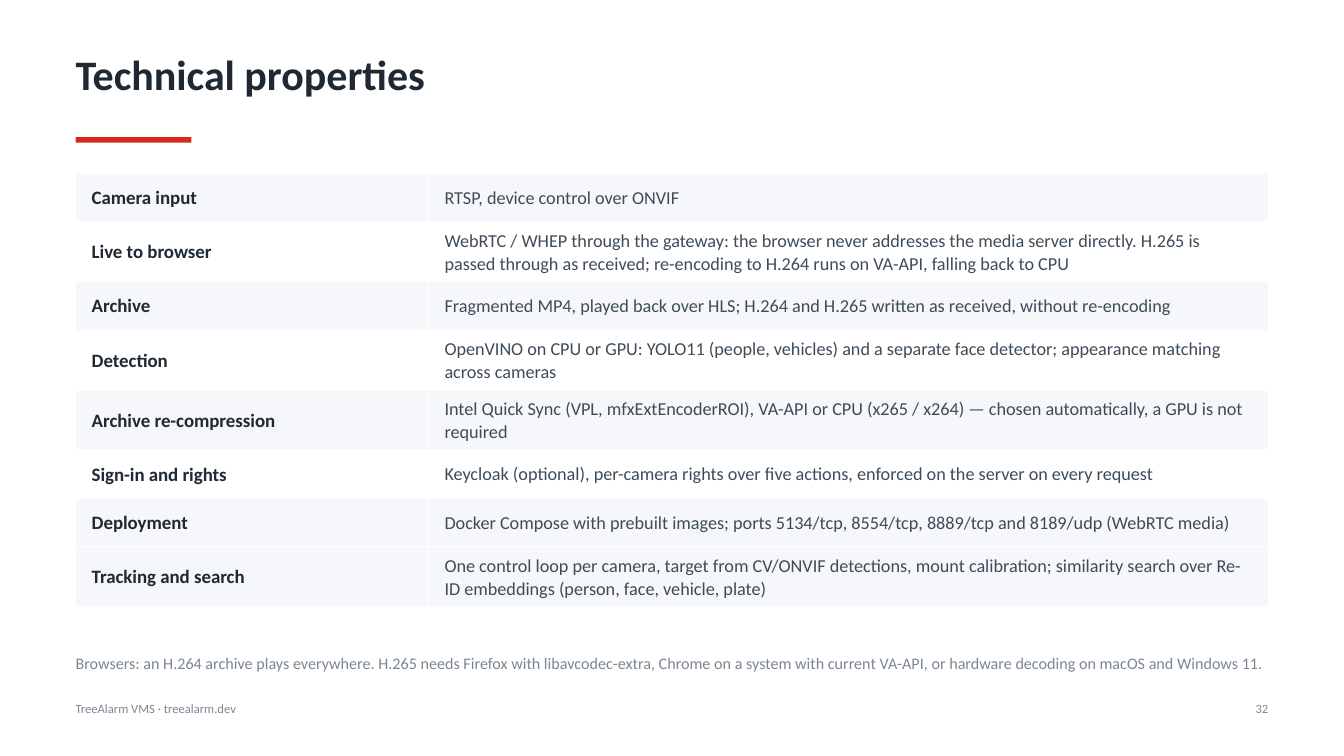
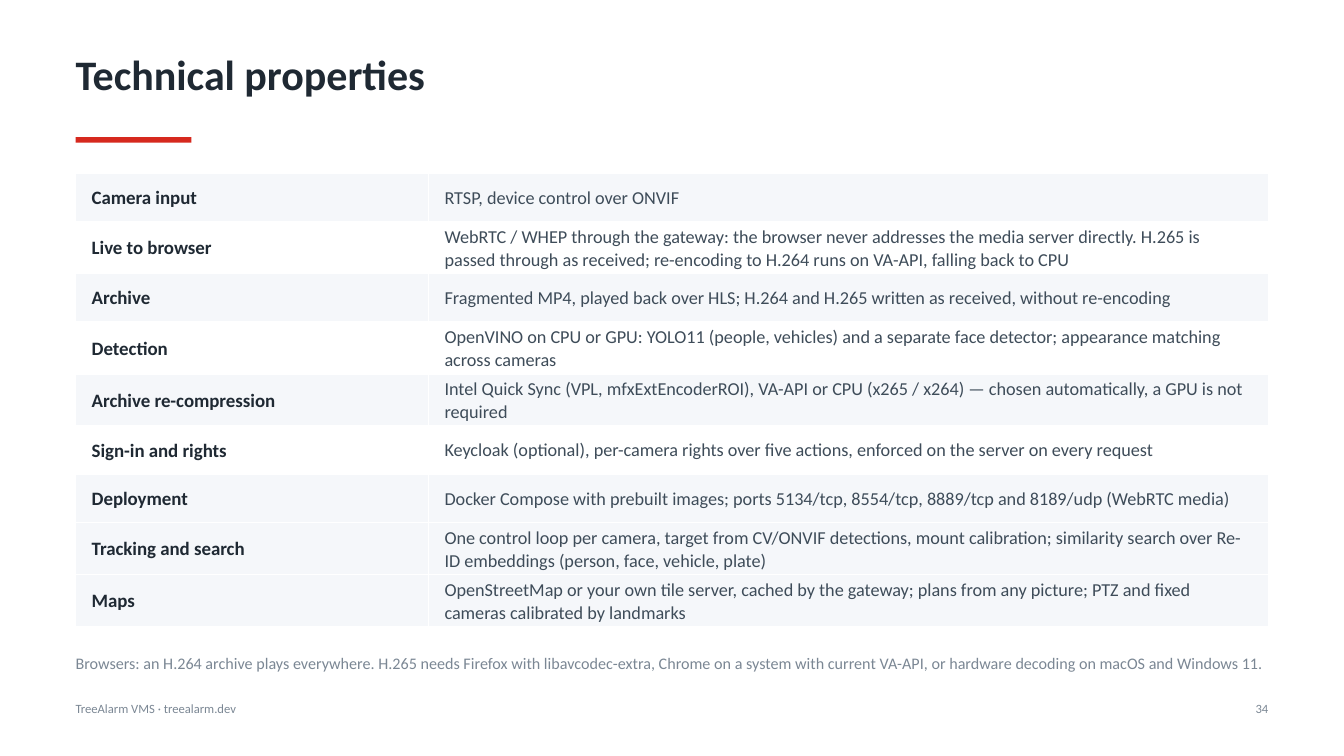
Before and after one commit to treealarm/ta_vms, a slide deck: slide 34 of docs/TreeAlarm-VMS-2026-en.pptx (slide 32 before the commit). Drawn at 1344x756 pixels with LibreOffice and Linux fonts; fonts in the diff are those of the drawing. Boxes give left, top, right and bottom in pixels: in the first picture for what was removed or moved away, otherwise in the second. Text is boxed around its words. In the diff, an @@ line names an element or a change of style, - is before the commit and + after.

```diff
--- a/docs/TreeAlarm-VMS-2026-en.pptx
+++ b/docs/TreeAlarm-VMS-2026-en.pptx
@@ table at (76, 173, 1268, 626) @@
+row 9: Maps | OpenStreetMap or your own tile server, cached by the gateway; plans from any picture; PTZ and fixed cameras calibrated by landmarks
@@ text at (1256, 705, 1269, 713): text changed @@
-32
+34
```
Also in this commit, not shown: 25 other slides changed, 2 slides added, 3 other files.
